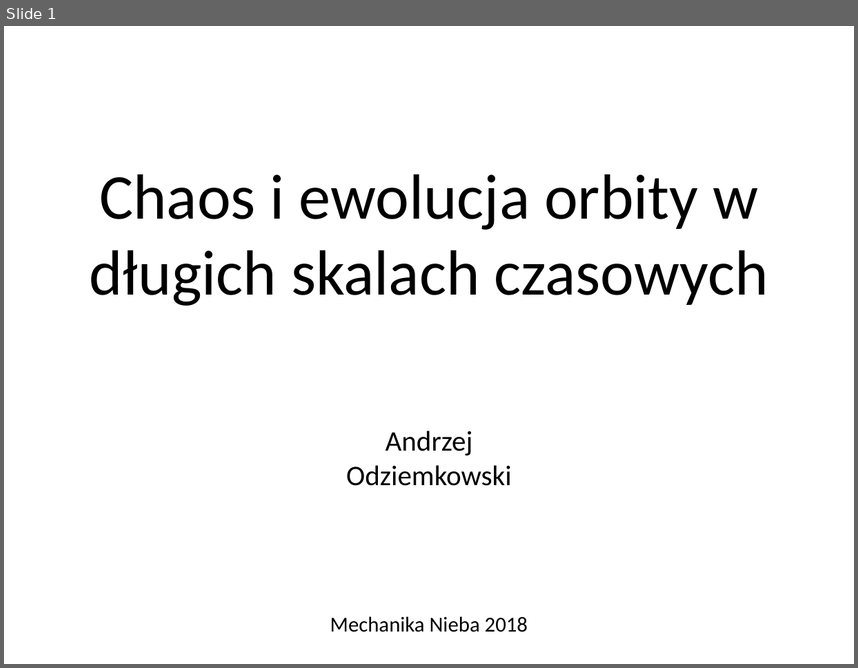
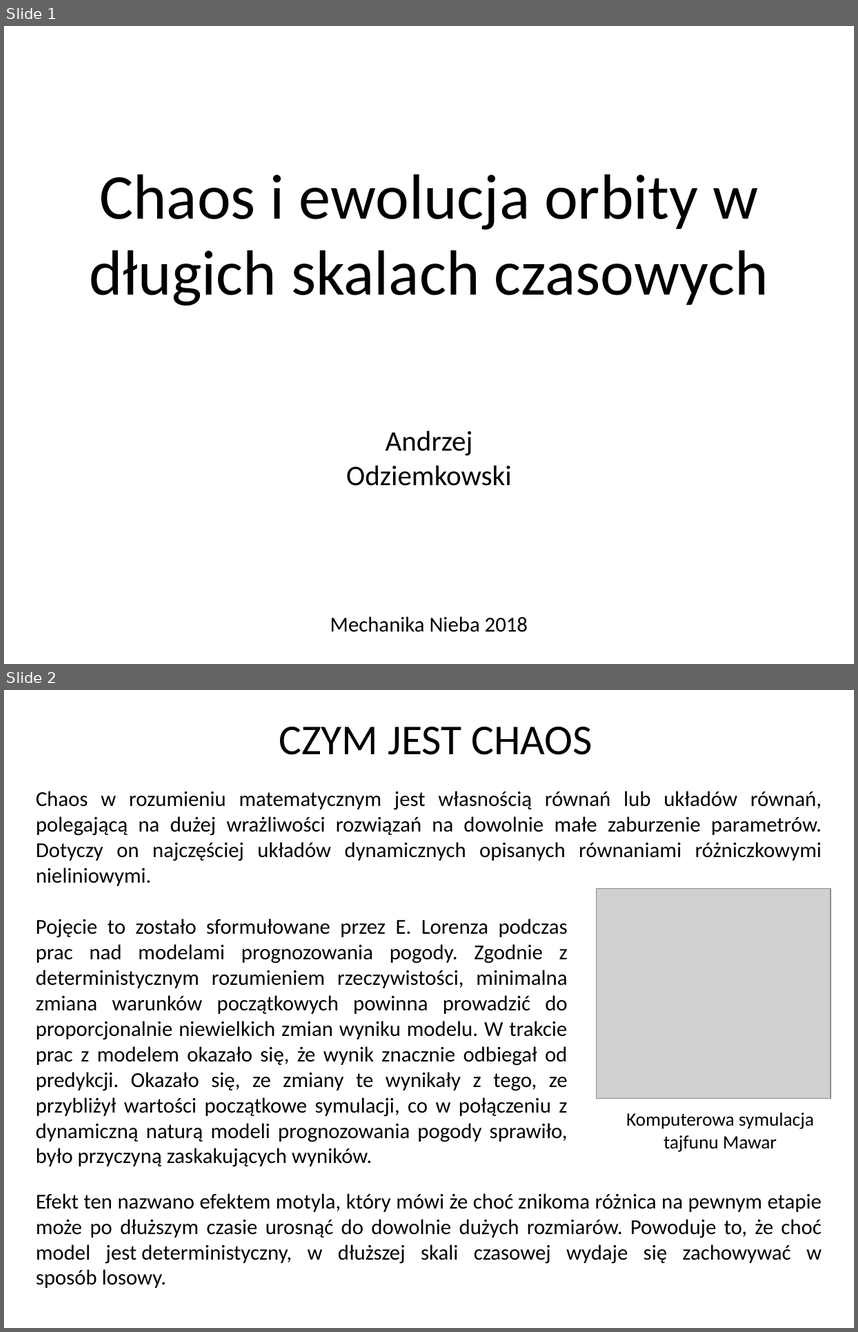
Before and after one commit to odziemkowski/Mechanika_nieba, a slide deck: Chaos i ewolucja orbity w długich skalach czasowych.pptx. Shown one above the other, each under a label of ours: slide 1 before the commit, slides 1 and 2 after it. The pictures are 858x668 and 858x1332 pixels, drawn with LibreOffice and Linux fonts; fonts in the diff are those of the drawing; grey boxes stand for pictures. Boxes give left, top, right and bottom in pixels: in the first picture for what was removed or moved away, otherwise in the second. Text is boxed around its words. In the diff, an @@ line names an element or a change of style, - is before the commit and + after.

```diff
--- a/Chaos i ewolucja orbity w długich skalach czasowych.pptx
+++ b/Chaos i ewolucja orbity w długich skalach czasowych.pptx
@@ slide 2 added at [4,690,854,1328], background #FFFFFF @@
@@ text added at [279,727,592,755], 36 pt, text #000000 @@
+CZYM JEST CHAOS
@@ text added at [36,791,822,886], 18 pt, text #000000 @@
+Chaos w rozumieniu matematycznym jest własnością równań lub układów równań, polegającą na dużej wrażliwości rozwiązań na dowolnie małe zaburzenie parametrów. Dotyczy on najczęściej układów dynamicznych opisanych równaniami różniczkowymi nieliniowymi.
@@ picture added at [597,888,831,1098] @@
@@ text added at [36,918,568,1167], 18 pt, text #000000 @@
+Pojęcie to zostało sformułowane przez E. Lorenza podczas prac nad modelami prognozowania pogody. Zgodnie z deterministycznym rozumieniem rzeczywistości, minimalna zmiana warunków początkowych powinna prowadzić do proporcjonalnie niewielkich zmian wyniku modelu. W trakcie prac z modelem okazało się, że wynik znacznie odbiegał od predykcji. Okazało się, ze zmiany te wynikały z tego, ze przybliżył wartości początkowe symulacji, co w połączeniu z dynamiczną naturą modeli prognozowania pogody sprawiło, było przyczyną zaskakujących wyników.
@@ text added at [626,1112,814,1152], 16 pt, text #000000 @@
+Komputerowa symulacja tajfunu Mawar
@@ text added at [36,1193,822,1288], 18 pt, text #000000 @@
+Efekt ten nazwano efektem motyla, który mówi że choć znikoma różnica na pewnym etapie może po dłuższym czasie urosnąć do dowolnie dużych rozmiarów. Powoduje to, że choć model jest deterministyczny, w dłuższej skali czasowej wydaje się zachowywać w sposób losowy.
```
Also in this commit, not shown: 12 other slides added.
